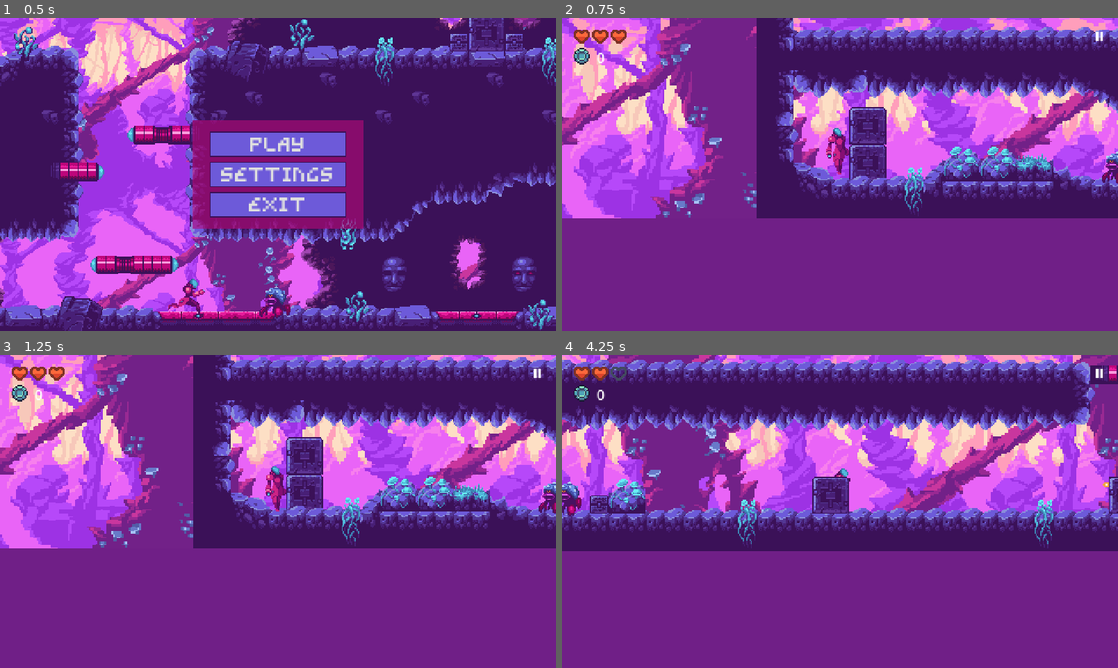
Above: before the commit, frames 1-4 (two rows, left to right).
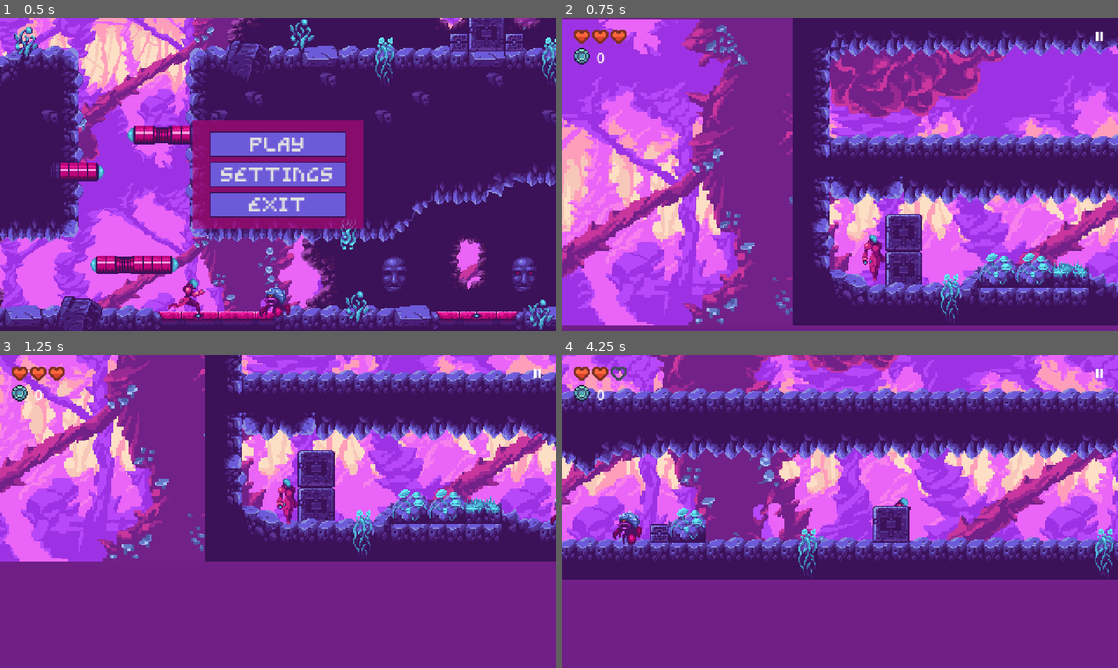
Above: after the commit, the same moments.

Repository: Jeffgss/chronobot
Game: Godot game, scene res://ui/main_menu_screen.tscn
Two runs of this game, one before a commit and one after it. Both use one fixed random seed, a clock stepped at 60 frames per second and the inputs below.
Inputs:
- Up to frame 1 (0.5 s): no input
- Up to frame 2 (0.75 s): click "PLAY" at 0.5 s
- Up to frame 3 (1.25 s): no input
- Up to frame 4 (4.25 s): hold D (move_right) 1.28-2.78 s; tap L (shoot) every 0.75 s from 1.35 to 3.6 s; tap Space (jump) at 1.52, 2.27, 3.77 s; hold A (move_left) 2.78-3.53 s; hold D (move_right) from 3.53 s (still down)

Frame 1 is identical in both runs. In frame 2, 83% of the frame differs, in the area x 0-100%, y 0-99%; in frame 3, 42%; in frame 4, 65%.

Commit message:
feat: enhance PlayerCamera2D with smoothing options and update level configuration

Diff:
--- a/levels/level_1.tscn
+++ b/levels/level_1.tscn
@@ -33,4 +33,7 @@
 [node name="Point2" type="Marker2D" parent="Enemies/EnemyCrab/PatrolPoints" index="1" unique_id=1966890388]
 position = Vector2(144, 0)
 
+[node name="PlayerCamera2D" parent="." index="4" unique_id=656581865]
+somoothing_enabled = true
+
 [node name="GameScreen" parent="." index="5" unique_id=706626497 instance=ExtResource("4_kx6l7")]
--- a/player/bullet.gd
+++ b/player/bullet.gd
@@ -9,28 +9,17 @@
 func _physics_process(delta: float) -> void:
 	move_local_x(direction * speed * delta)
 
-# Called when the node enters the scene tree for the first time.
-func _ready() -> void:
-	pass # Replace with function body.
-
-# Called every frame. 'delta' is the elapsed time since the previous frame.
-func _process(delta: float) -> void:
-	pass
-
 func _on_timer_timeout() -> void:
 	queue_free()
 
-
 func _on_hitbox_area_entered(area: Area2D) -> void:
-	print("Bullet area entered")
 	bullet_impact()
 
 func get_damage_amount():
 	return damage_amount
 
-
 func _on_hitbox_body_entered(body: Node2D) -> void:
-	print("Bullet body entered")
+	pass
 
 func bullet_impact():
 	var bullet_impact_effect_instance = bullet_impact_effect.instantiate() as Node2D
--- a/player/player_camera_2d.gd
+++ b/player/player_camera_2d.gd
@@ -1,7 +1,24 @@
 extends Camera2D
 
+@export_category("Follow Character")
 @export var player: CharacterBody2D
+
+@export_category("Camera Smoothing")
+@export var somoothing_enabled: bool
+@export_range(1, 10) var smoothing_distance: int = 2
+
+var weight: float
+
+func _ready() -> void:
+	weight= float(11 - smoothing_distance) / 100
 
 func _physics_process(delta):
 	if player != null:
-		global_position = player.global_position
+		var camera_position: Vector2
+
+		if somoothing_enabled:
+			camera_position = lerp(global_position, player.global_position, weight)
+		else:
+			camera_position = player.global_position
+
+		global_position = camera_position.floor()
